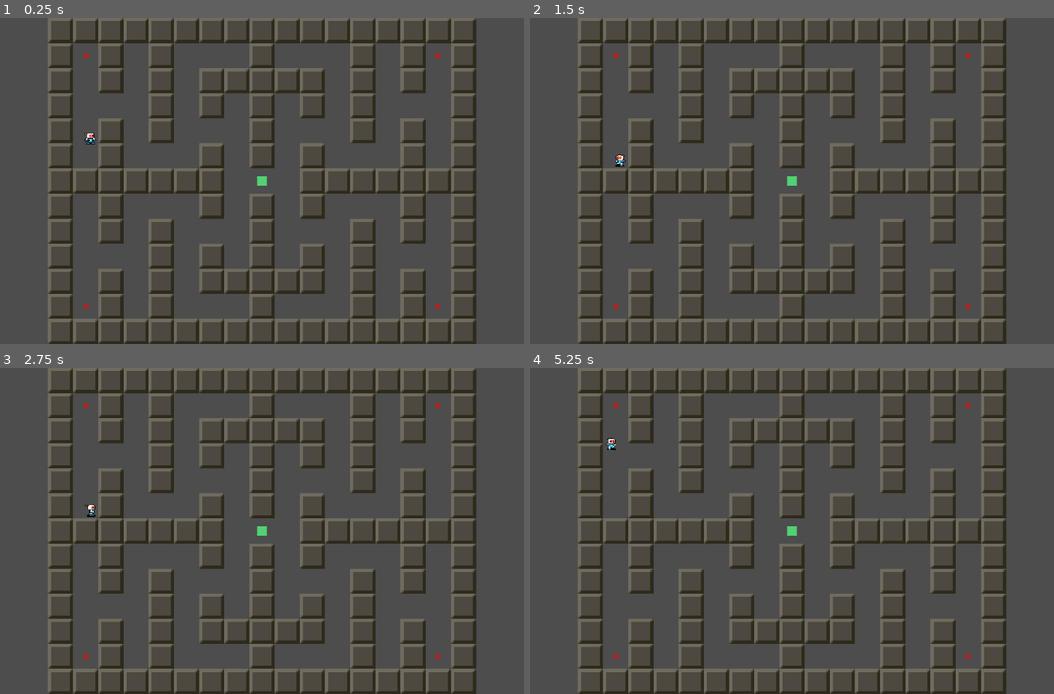
Above: before the commit, frames 1-4 (two rows, left to right).
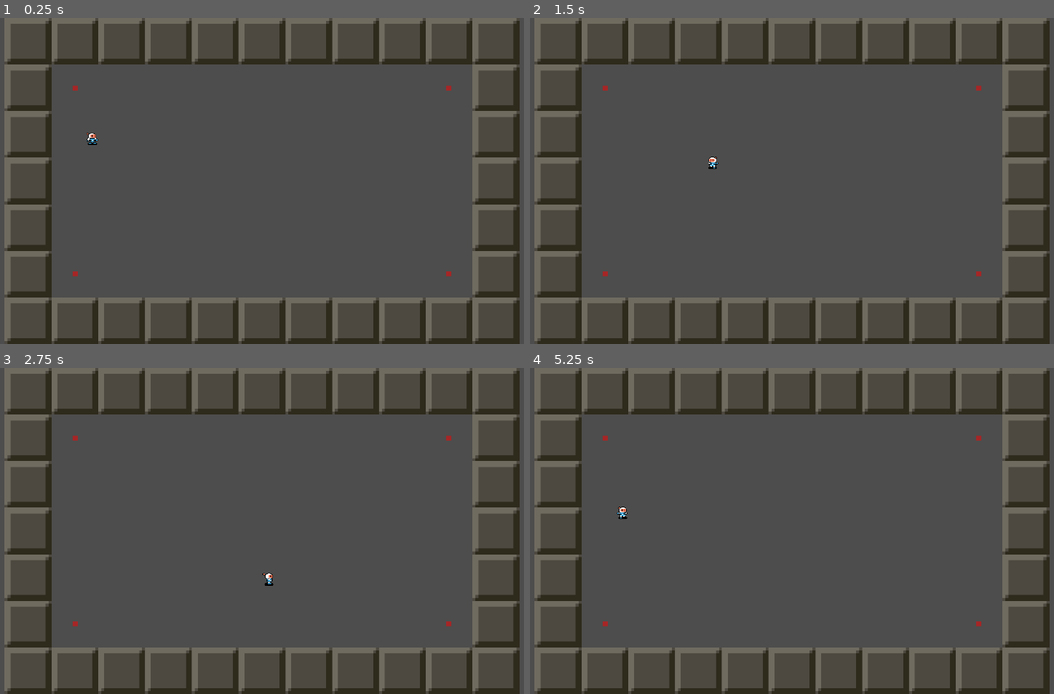
Above: after the commit, the same moments.

Repository: jpgringo/ggp_sim_001
Game: Godot game, scene res://Resources/main.tscn
Two runs of this game, one before a commit and one after it. Both use one fixed random seed, a clock stepped at 60 frames per second and the inputs below. The project has no main scene, so this scene is started directly.
Inputs:
- Up to frame 1 (0.25 s): no input
- Up to frame 2 (1.5 s): tap Enter at 0.5 s; hold D (ui_right) 0.53-1.28 s; hold S (ui_down) from 1.28 s (still down)
- Up to frame 3 (2.75 s): release S (ui_down) at 2.03 s; hold D (ui_right) from 2.03 s (still down)
- Up to frame 4 (5.25 s): release D (ui_right) at 2.78 s; hold W (ui_up) 2.78-3.53 s; hold A (ui_left) 3.53-5.03 s; hold S (ui_down) from 5.03 s (still down)

The runs differ from the first frame. In frame 1, 30% of the frame differs, in the area x 0-100%, y 0-100%; in frame 2, 30%; in frame 3, 30%; in frame 4, 30%.

Commit message:
scenarios can now be correctly loaded from the server / UI

Diff:
--- a/maze-simulation-environment/Scripts/Global.gd
+++ b/maze-simulation-environment/Scripts/Global.gd
@@ -18,12 +18,13 @@
 
 # other declarations
 var player
+var maps_list = []
 
 func _ready():
 	print("Global.gd has loaded")
 	start_receiver()
 	start_transmitter()
-	var maps_list = get_maps_list()
+	maps_list = get_maps_list()
 	transmit("sim_ready", {"scenarios": maps_list})
 
 func _exit_tree():
@@ -104,8 +105,9 @@
 			#else:
 				#print("Warning: Could not find turtle with ID %d or turtle lacks actuator_input method" % agent_id)
 	else: if method == "start_sim":
+		var scenario = params.get("scenario")
 		var player_count = params.get("agents", 1)
-		call_deferred("_spawn_players_main_thread", turtle_scene, player_count)
+		call_deferred("_start_simulation_main_thread", turtle_scene, scenario, player_count)
 	else: if method == "stop_sim":
 		call_deferred("_stop_simulation_main_thread")
 
@@ -113,9 +115,9 @@
 	var msg = json_rpc.make_notification(method, data)
 	udp_transmitter.put_packet(JSON.stringify(msg).to_utf8_buffer())
 
-func _spawn_players_main_thread(scene, player_count):
+func _start_simulation_main_thread(agent_scene, scenario, player_count):
 	if maze_scene and maze_scene.is_inside_tree():
-		maze_scene.spawn_players(scene, player_count)
+		maze_scene.start_simulation(agent_scene, scenario, player_count)
 	else:
 		print("Maze is not in the scene tree")
 
--- a/maze-simulation-environment/Scripts/maze.gd
+++ b/maze-simulation-environment/Scripts/maze.gd
@@ -1,10 +1,12 @@
 extends Node2D
 
 @onready var tilemap = $TileMap
-@onready var unbreakable_layer = $TileMap/UNBREAKABLE_TILE
+@onready var perimeter_layer = $TileMap/UNBREAKABLE_TILE
+@onready var maze_wall_layer = $TileMap/BREAKABLE_TILE
 @onready var spawned_players = $SpawnedPlayers
 
 var maze_def = null
+var target_area = null  # Reference to the target Area2D
 
 # Desired grid dimensions
 const GRID_COLUMNS = 30  # desired number of columns
@@ -24,22 +26,35 @@
 
 var rng = RandomNumberGenerator.new()
 
+const NULL_MAP = {
+	"id": -1,
+	"width": 9,
+	"height": 5,
+	"spawn_points": [],
+	"target": [],
+	"data": []
+}
+
 func _ready():
 	Global.maze_scene = self
-	maze_def = _load_maze()
+	maze_def = _load_maze(null)
 	calculate_dimensions()
 	create_maze()
 	# Connect to handle window resizing
 	get_tree().root.size_changed.connect(self._on_viewport_resized)
 
-func _load_maze() -> Variant:
-	var file = FileAccess.open("res://Maps/map_0000.json", FileAccess.READ)
-	if file:
-		var content = file.get_as_text()
-		var data = JSON.parse_string(content)
-		return data
+func _load_maze(maze_id) -> Variant:
+	print("loading maze %s..." % maze_id)
+	if maze_id != null:
+		var file = FileAccess.open("res://Maps/%s" % maze_id, FileAccess.READ)
+		print("file:", file)
+		if file:
+			var content = file.get_as_text()
+			return JSON.parse_string(content)
+		else:
+			return NULL_MAP
 	else:
-		return null
+		return NULL_MAP
 
 func _on_viewport_resized():
 	calculate_dimensions()
@@ -79,12 +94,14 @@
 
 # Store spawn points at class level so they're accessible to spawn_players
 var spawn_points: Array[Vector2] = []
+var spawn_point_markers: Array[Node] = []  # Store references to visual markers
 
 func create_maze():
 	generate_perimeter()
 	generate_maze_walls()
 	create_spawn_points()
-	create_target()
+	if maze_def is Dictionary and maze_def.target.size() == 2:
+		create_target()
 
 # Create and visualize spawn points
 func create_spawn_points():
@@ -110,7 +127,7 @@
 	for x in range(map_width):
 		for y in range(map_height):
 			if x == 0 or x == map_width - 1 or y == 0 or y == map_height - 1:
-				unbreakable_layer.set_cell(Vector2i(x, y + map_offset), UNBREAKABLE_TILE_ID, Vector2i(0, 0), 0)
+				perimeter_layer.set_cell(Vector2i(x, y + map_offset), UNBREAKABLE_TILE_ID, Vector2i(0, 0), 0)
 
 func generate_maze_walls():
 	if maze_def is Dictionary:
@@ -118,7 +135,7 @@
 			for x in range(maze_def.width):
 				var cell_index = y * maze_def.width + x
 				if cell_index < maze_def.data.size() and maze_def.data[cell_index] > 0:
-					unbreakable_layer.set_cell(Vector2i(x+1, y+1 + map_offset), UNBREAKABLE_TILE_ID, Vector2i(0, 0), 0)
+					maze_wall_layer.set_cell(Vector2i(x+1, y+1 + map_offset), UNBREAKABLE_TILE_ID, Vector2i(0, 0), 0)
 
 func create_target():
 	var area = Area2D.new()
@@ -138,12 +155,12 @@
 
 	var target_position = grid_to_world(Vector2(GRID_COLUMNS/2, GRID_ROWS/2))
 	print("TARGET POSITION:", target_position)
-	if maze_def is Dictionary:
-		target_position = grid_to_world(Vector2(maze_def.target[0]+1,maze_def.target[1]+1))
+	target_position = grid_to_world(Vector2(maze_def.target[0]+1,maze_def.target[1]+1))
 
 	area.position = target_position
 	area.body_entered.connect(_on_body_entered)
 	add_child(area)
+	target_area = area  # Store reference to target
 
 
 # Convert grid coordinates to world coordinates
@@ -170,6 +187,7 @@
 	marker.color = Color(1, 0, 0, 0.5)  # Semi-transparent red
 	marker.z_index = 100  # Ensure it's visible above everything
 	add_child(marker)
+	spawn_point_markers.append(marker)  # Store reference to the marker
 
 func spawn_players(player_scene, instance_count = 1):
 	rng.randomize()
@@ -195,10 +213,39 @@
 			players_in_level.append(player)
 			spawned = true
 
-func stop_simulation():
+func start_simulation(agent_scene, scenario, player_count):
+	print("will start simulation with scenario %s" % scenario)
+	stop_simulation(true)
+	maze_def = _load_maze(scenario)
+	calculate_dimensions()
+	create_maze()
+	spawn_players(agent_scene, player_count)
+
+func stop_simulation(remove_perimeter = false):
 	# Remove and destroy all spawned players
 	for player in spawned_players.get_children():
 		player.queue_free()
+	clear_scenario(remove_perimeter)
+
+
+func clear_scenario(remove_perimeter = false):
+	# Clear all tiles from the maze wall layer
+	maze_wall_layer.clear()
+
+	# Remove the target if it exists
+	if target_area:
+		target_area.queue_free()
+		target_area = null
+
+	# Remove spawn point visual markers and clear arrays
+	for marker in spawn_point_markers:
+		marker.queue_free()
+	spawn_point_markers.clear()
+	spawn_points.clear()
+
+	if remove_perimeter:
+		perimeter_layer.clear()
+
 
 func _on_body_entered(body):
 	body.queue_free()
